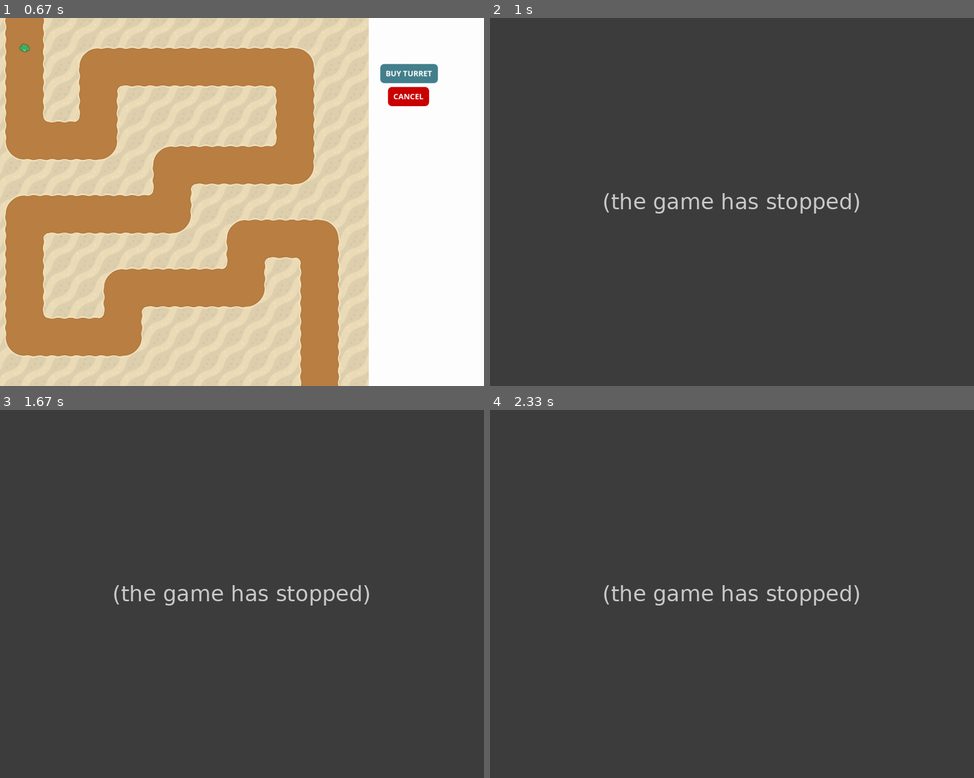
Above: before the commit, frames 1-4 (two rows, left to right).
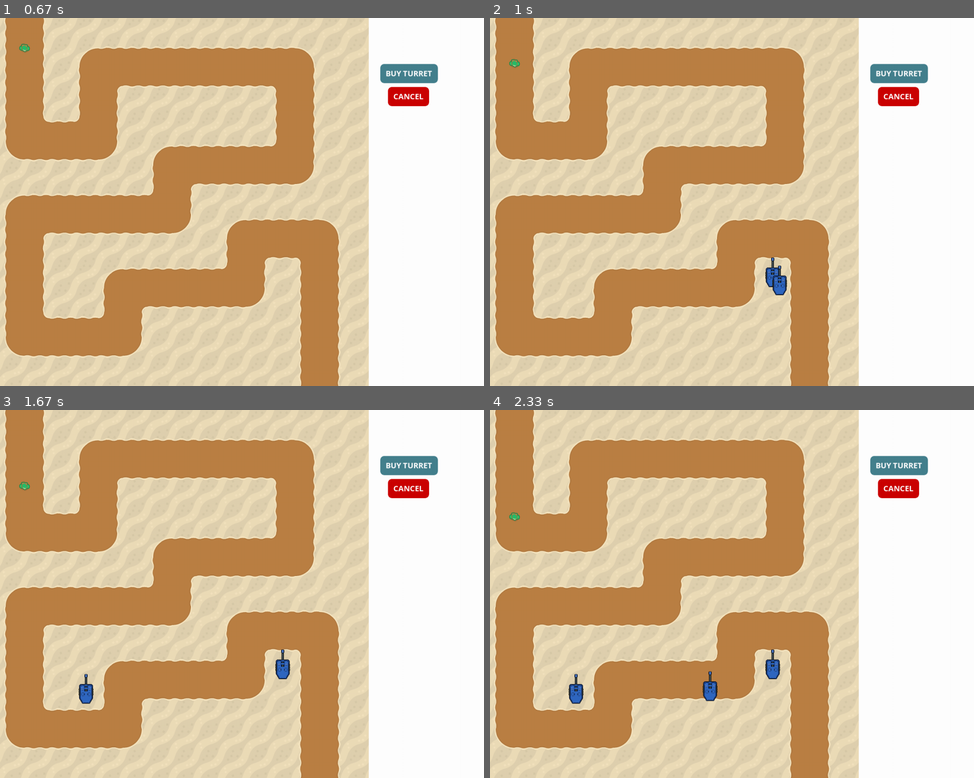
Above: after the commit, the same moments.

Repository: GPauleti/PygameProjeto
Game: pygame game, started from main.py
Two runs of this game, one before a commit and one after it. Both use one fixed random seed, a clock stepped at 60 frames per second and the inputs below.
Inputs (mouse positions are in pixels of both pictures, inside the frame that each line leads up to):
- Up to frame 1 (0.67 s): click (406, 73) at 0.38 s
- Up to frame 2 (1 s): click (780, 282) at 0.72 s
- Up to frame 3 (1.67 s): click (91, 678) at 1.05 s; click (421, 722) at 1.38 s
- Up to frame 4 (2.33 s): click (741, 468) at 1.72 s; click (707, 689) at 2.05 s

Frame 1 is identical in both runs. In frame 2, 100% of the frame differs, in the area x 0-100%, y 0-100%; in frame 3, 100%; in frame 4, 100%.
Error before the commit: AttributeError: 'Turret' object has no attribute 'draw' (main.py line 105); the game stopped at 0.73 s (later frames are placeholders)

Commit message:
Update turret.py

Diff:
--- a/turret.py
+++ b/turret.py
@@ -1,14 +1,94 @@
 import pygame as pg
+import math
 import constants as c
 
 class Turret(pg.sprite.Sprite):
-  def __init__(self, image, tile_x, tile_y):
+  def __init__(self, sprite_sheet, tile_x, tile_y):
     pg.sprite.Sprite.__init__(self)
+    self.range = 300
+    self.cooldown = 1500
+    self.last_shot = pg.time.get_ticks()
+    self.selected = False
+    self.target = None
+
+    #position variables
     self.tile_x = tile_x
     self.tile_y = tile_y
     #calculate center coordinates
     self.x = (self.tile_x + 0.5) * c.TILE_SIZE
     self.y = (self.tile_y + 0.5) * c.TILE_SIZE
-    self.image = image
+
+    #animation variables
+    self.sprite_sheet = sprite_sheet
+    self.animation_list = self.load_images()
+    self.frame_index = 0
+    self.update_time = pg.time.get_ticks()
+
+    #update image
+    self.angle = 90
+    self.original_image = self.animation_list[self.frame_index]
+    self.image = pg.transform.rotate(self.original_image, self.angle)
     self.rect = self.image.get_rect()
     self.rect.center = (self.x, self.y)
+
+    #create transparent circle showing range
+    self.range_image = pg.Surface((self.range * 2, self.range * 2))
+    self.range_image.fill((0, 0, 0))
+    self.range_image.set_colorkey((0, 0, 0))
+    pg.draw.circle(self.range_image, "grey100", (self.range, self.range), self.range)
+    self.range_image.set_alpha(100)
+    self.range_rect = self.range_image.get_rect()
+    self.range_rect.center = self.rect.center
+
+  def load_images(self):
+    #extract images from spritesheet
+    size = self.sprite_sheet.get_height()
+    animation_list = []
+    for x in range(c.ANIMATION_STEPS):
+      temp_img = self.sprite_sheet.subsurface(x * size, 0, size, size)
+      animation_list.append(temp_img)
+    return animation_list
+
+  def update(self, enemy_group):
+    #if target picked, play firing animation
+    if self.target:
+      self.play_animation()
+    else:
+      #search for new target once turret has cooled down
+      if pg.time.get_ticks() - self.last_shot > self.cooldown:
+        self.pick_target(enemy_group)
+
+  def pick_target(self, enemy_group):
+    #find an enemy to target
+    x_dist = 0
+    y_dist = 0
+    #check distance to each enemy to see if it is in range
+    for enemy in enemy_group:
+      x_dist = enemy.pos[0] - self.x
+      y_dist = enemy.pos[1] - self.y
+      dist = math.sqrt(x_dist ** 2 + y_dist ** 2)
+      if dist < self.range:
+        self.target = enemy
+        self.angle = math.degrees(math.atan2(-y_dist, x_dist))
+
+  def play_animation(self):
+    #update image
+    self.original_image = self.animation_list[self.frame_index]
+    #check if enough time has passed since the last update
+    if pg.time.get_ticks() - self.update_time > c.ANIMATION_DELAY:
+      self.update_time = pg.time.get_ticks()
+      self.frame_index += 1
+      #check if the animation has finished and reset to idle
+      if self.frame_index >= len(self.animation_list):
+        self.frame_index = 0
+        #record completed time and clear target so cooldown can begin
+        self.last_shot = pg.time.get_ticks()
+        self.target = None
+
+  def draw(self, surface):
+    self.image = pg.transform.rotate(self.original_image, self.angle - 90)
+    self.rect = self.image.get_rect()
+    self.rect.center = (self.x, self.y)
+    surface.blit(self.image, self.rect)
+    if self.selected:
+      surface.blit(self.range_image, self.range_rect)
